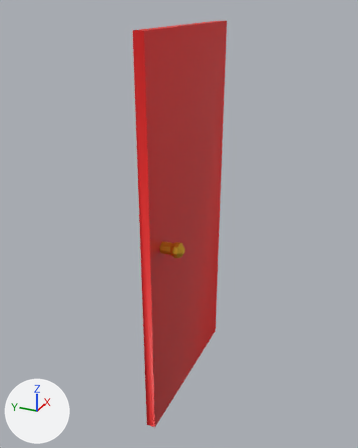
Two versions of the FBX model OSB3D/Assets/Prefabs/Import/BP10_Door.fbx, one commit apart.
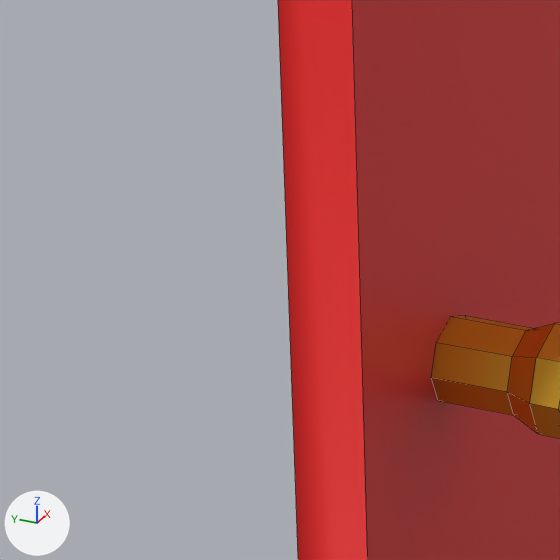
There are two pictures of each version: one whole from a camera (50 mm lens) standing at (-2.724, -0.97, 1.094) and looking at (-0.486, 0.037, -0.025), one close up on the part from 28% to 49% of the width and 44% to 61% of the height. Arrows for +X, +Y and +Z are at lower left; the lights stay in place. The close-ups show mesh edges as thin lines. Vertices at the same position are counted once.

Before the edit, the objects in view are built like this:
```python
me_cube_030 = bpy.data.meshes.new('Cube.030')
me_cube_030.from_pydata(...)  # 48 vertices, 40 faces; spans x -0.95..0.0, y -0.14..0.02, z -1.04..0.98
# faces by material slot: [6, 34]
me_cube_030.materials.append(mat_door_006)  # red #e71c1b
me_cube_030.materials.append(mat_doorknob_006)  # yellow #e7b43d
ob_bp10_door = bpy.data.objects.new('BP10_Door', me_cube_030)
ob_bp10_door.location = (0.0, 0.0, 0.0)
```
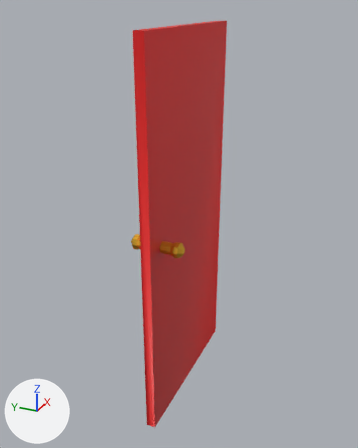
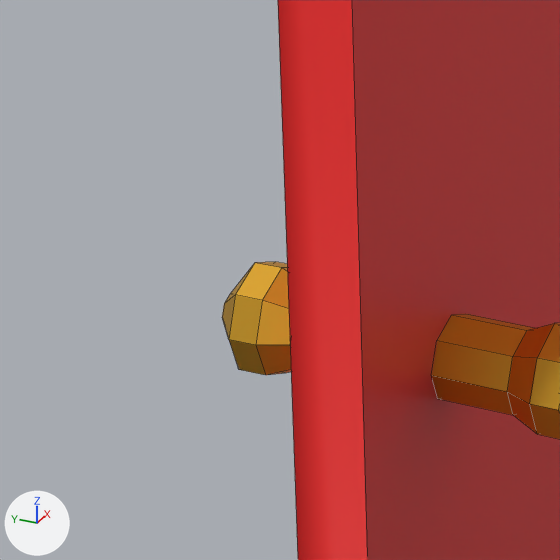
Pixel boxes [x1, y1, x2, y2] of what changed, in the close-ups (560 x 560 px):
'BP10_Door', reshaped: before [278, 0, 560, 560]; after [222, 0, 560, 560]
part 1 of me_cube_030, added (orange): after [222, 262, 291, 375]

The change, as a list of edits to the scene's bpy script:
```text
Change me_cube_030:
    where me_cube_030.from_pydata(...)  # 48 vertices, 40 faces; spans x -0.95..0.0, y -0.14..0.02, z -1.04..0.98
    used by ob_bp10_door; location = (0.0, 0.0, 0.0)
    me_cube_030 part 1: the loose piece of 40 vertices spanning x -0.86..-0.78, y -0.14..-0.02, z -0.03..0.04 is copied, and the copy is turned -179.3 degrees about the x axis through the mesh origin; it spans x -0.86..-0.78, y 0.02..0.14, z -0.03..0.04
```
